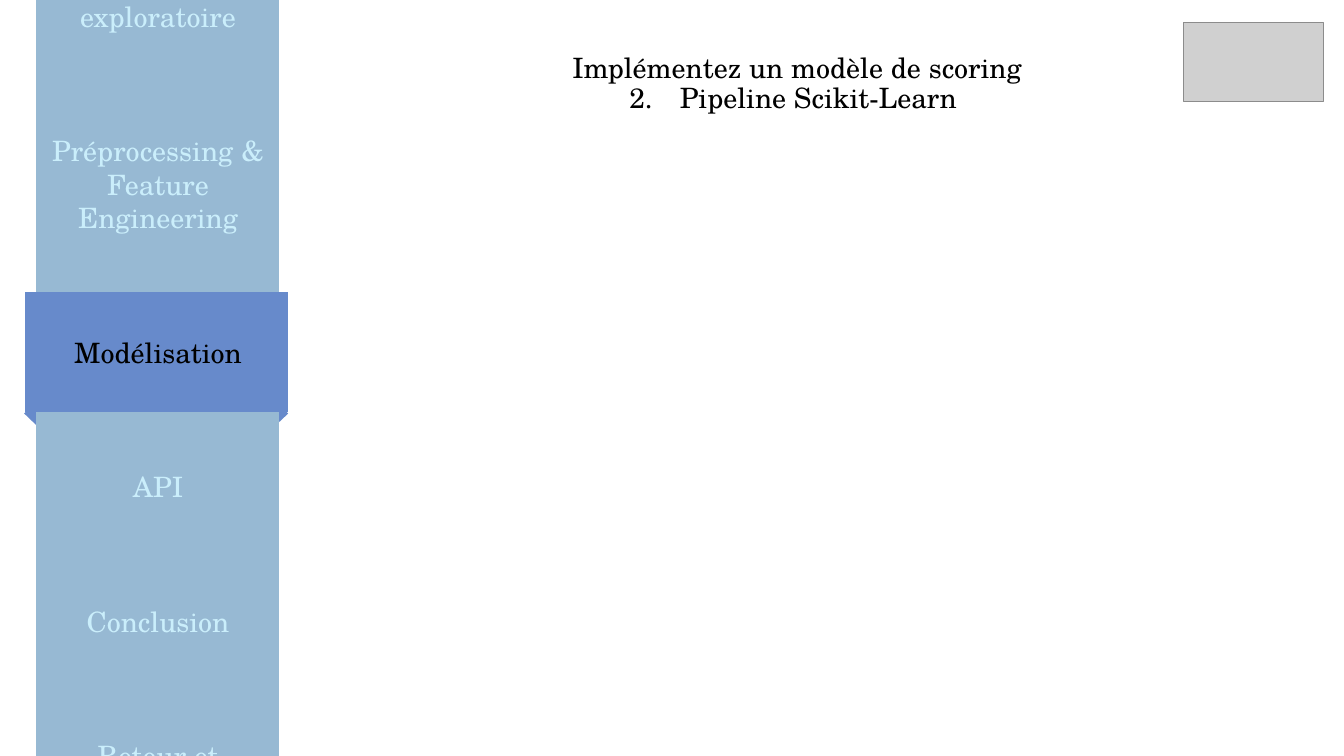
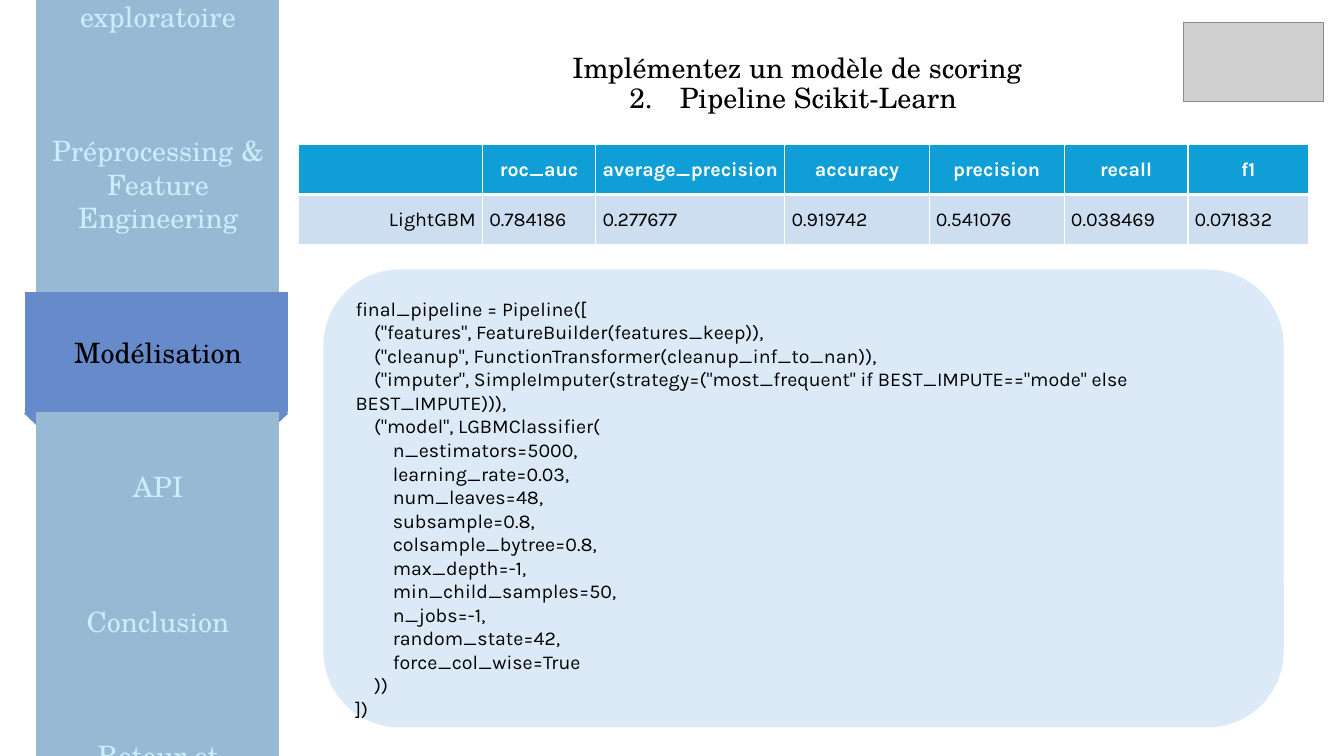
Before and after one commit to MargauxDupeyron/OC-P7-Implementez-un-modele-de-scoring, a slide deck: slide 18 of reports/Soutenance_Projet_7.pptx. Drawn at 1344x756 pixels with LibreOffice and Linux fonts; fonts in the diff are those of the drawing; grey boxes stand for pictures. Boxes give left, top, right and bottom in pixels: in the first picture for what was removed or moved away, otherwise in the second. Text is boxed around its words. In the diff, an @@ line names an element or a change of style, - is before the commit and + after.

```diff
--- a/reports/Soutenance_Projet_7.pptx
+++ b/reports/Soutenance_Projet_7.pptx
@@ table added at box(298, 144, 1310, 490), 2 rows, 7 columns @@
+ | roc_auc | average_precision | accuracy | precision | recall | f1
+LightGBM | 0.784186 | 0.277677 | 0.919742 | 0.541076 | 0.038469 | 0.071832
@@ rounded rectangle added at box(324, 269, 1285, 727), fill #DCEAF7, 14 pt, text #000000 @@
+final_pipeline = Pipeline([
+("features", FeatureBuilder(features_keep)),
+("cleanup", FunctionTransformer(cleanup_inf_to_nan)),
+("imputer", SimpleImputer(strategy=("most_frequent" if BEST_IMPUTE=="mode" else BEST_IMPUTE))),
+("model", LGBMClassifier(
+n_estimators=5000,
+learning_rate=0.03,
+num_leaves=48,
+subsample=0.8,
+colsample_bytree=0.8,
+max_depth=-1,
+min_child_samples=50,
+n_jobs=-1,
+random_state=42,
+force_col_wise=True
+))
+])
```
Also in this commit, not shown: 11 other slides changed, 2 slides added, 1 other file.
